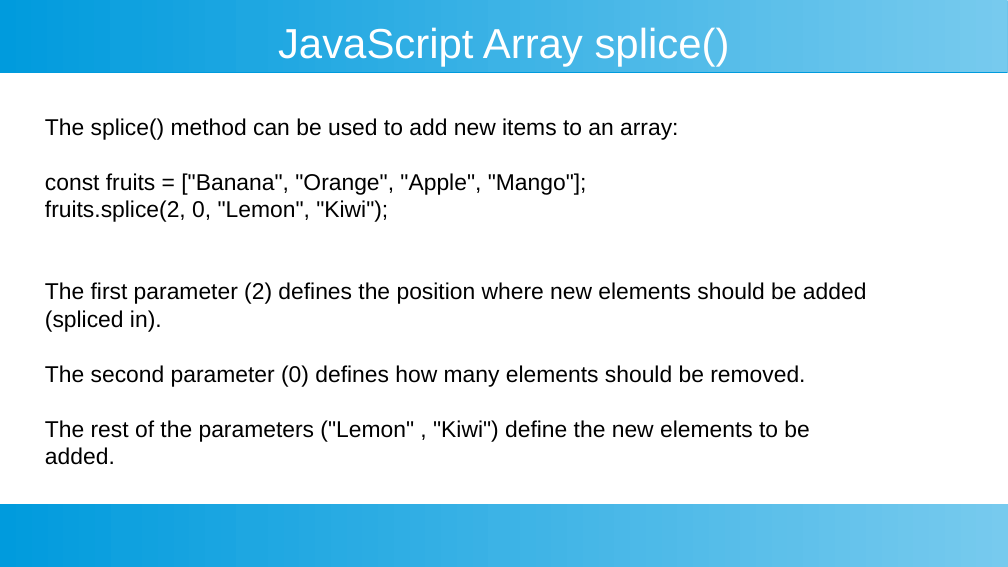
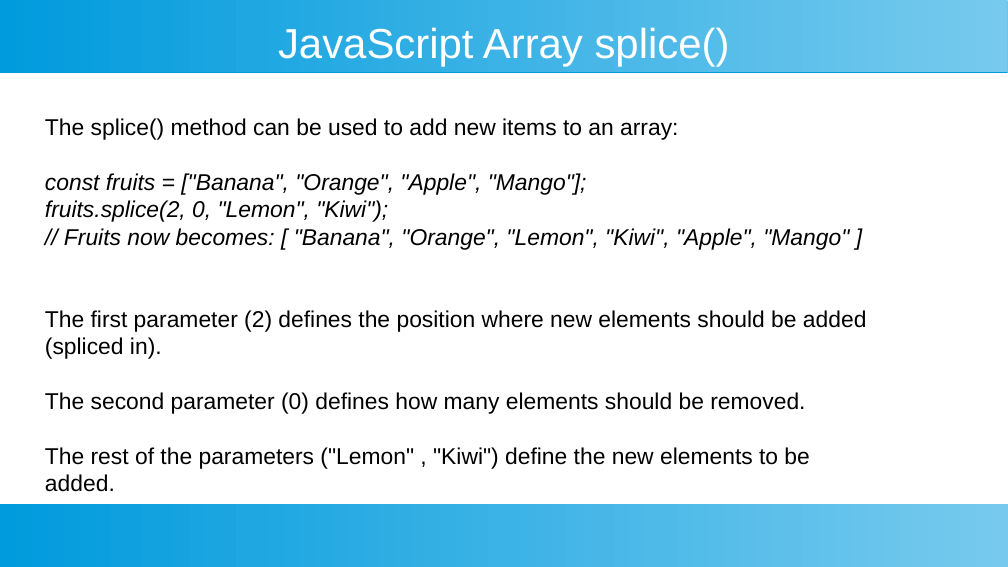
Before and after one commit to ashishjain1547/public_lessons_in_javascript, a slide deck: slide 17 of 7_Arrays in Detail/2 - array methods.odp. Drawn at 1008x567 pixels with LibreOffice and Linux fonts; fonts in the diff are those of the drawing. Boxes give left, top, right and bottom in pixels: in the first picture for what was removed or moved away, otherwise in the second. Text is boxed around its words. In the diff, an @@ line names an element or a change of style, - is before the commit and + after.

```diff
--- a/7_Arrays in Detail/2 - array methods.odp
+++ b/7_Arrays in Detail/2 - array methods.odp
@@ text at (45, 173, 587, 222): italic on in "const fruits = ["Banana", "Orange", "Apple", "Mango"];", "fruits.splice(2, 0, "Lemon", "Kiwi");" @@
@@ text at (64, 228, 849, 250): paragraph added @@
+// Fruits now becomes: [ "Banana", "Orange", "Lemon", "Kiwi", "Apple", "Mango" ]
```
Also in this commit, not shown: 5 other slides changed, 18 other files.
